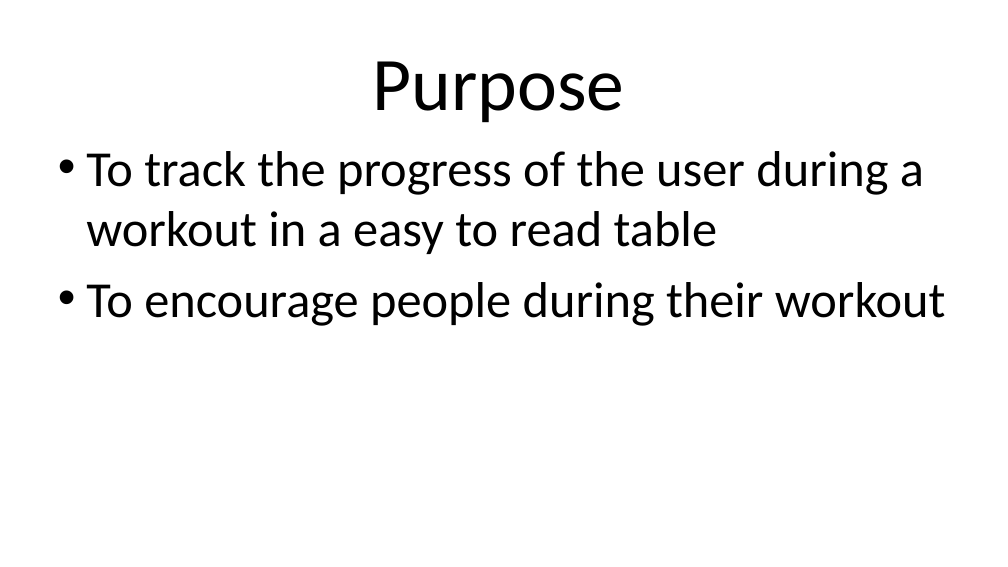
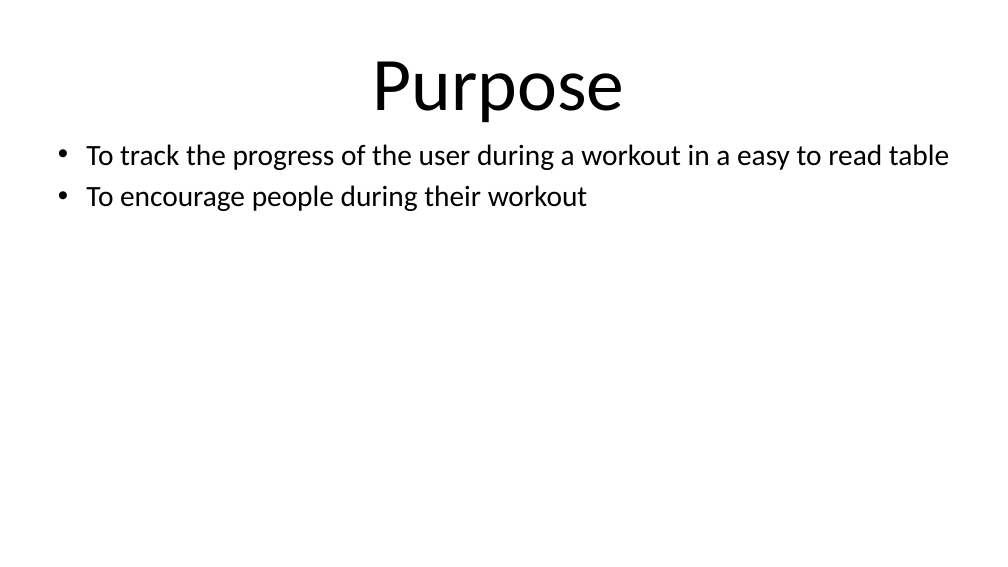
Before and after one commit to janelbrandon/CA_Assessment, a slide deck: slide 4 of ppt/Assignment_A1-1_Presentation.pptx (slide 3 before the commit). Drawn at 1008x567 pixels with LibreOffice and Linux fonts; fonts in the diff are those of the drawing. Boxes give left, top, right and bottom in pixels: in the first picture for what was removed or moved away, otherwise in the second. Text is boxed around its words. In the diff, an @@ line names an element or a change of style, - is before the commit and + after.

```diff
--- a/ppt/Assignment_A1-1_Presentation.pptx
+++ b/ppt/Assignment_A1-1_Presentation.pptx
@@ text "To track the progress of ..." at (x1=86, y1=144, x2=949, y2=211): size 48 to 28 pt; less space between paragraphs @@
```
Also in this commit, not shown: 4 other slides changed, 1 slide added, 6 other files.
